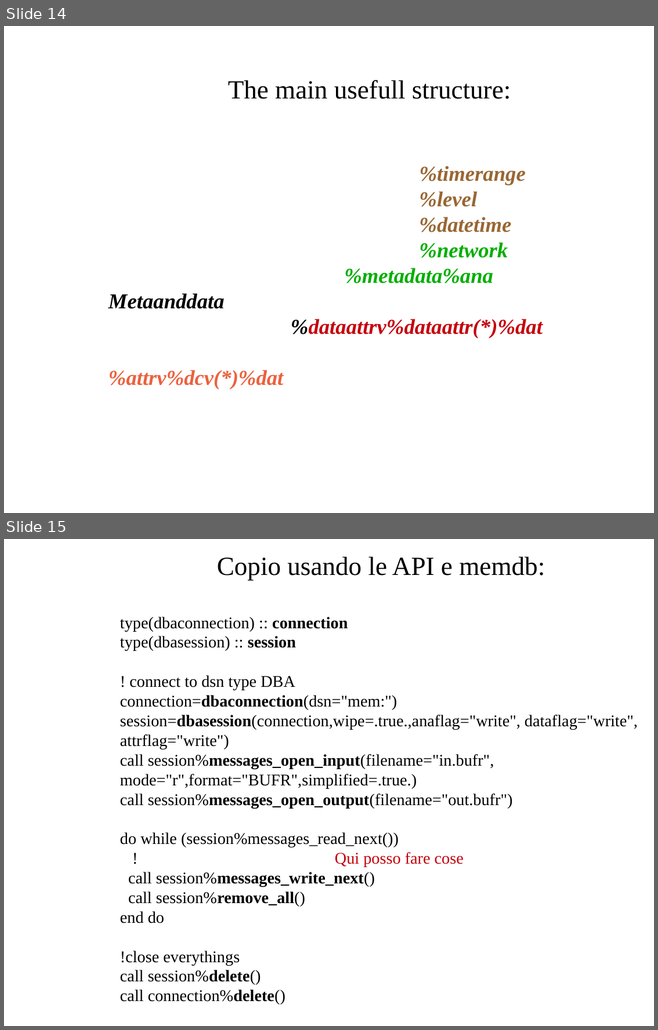
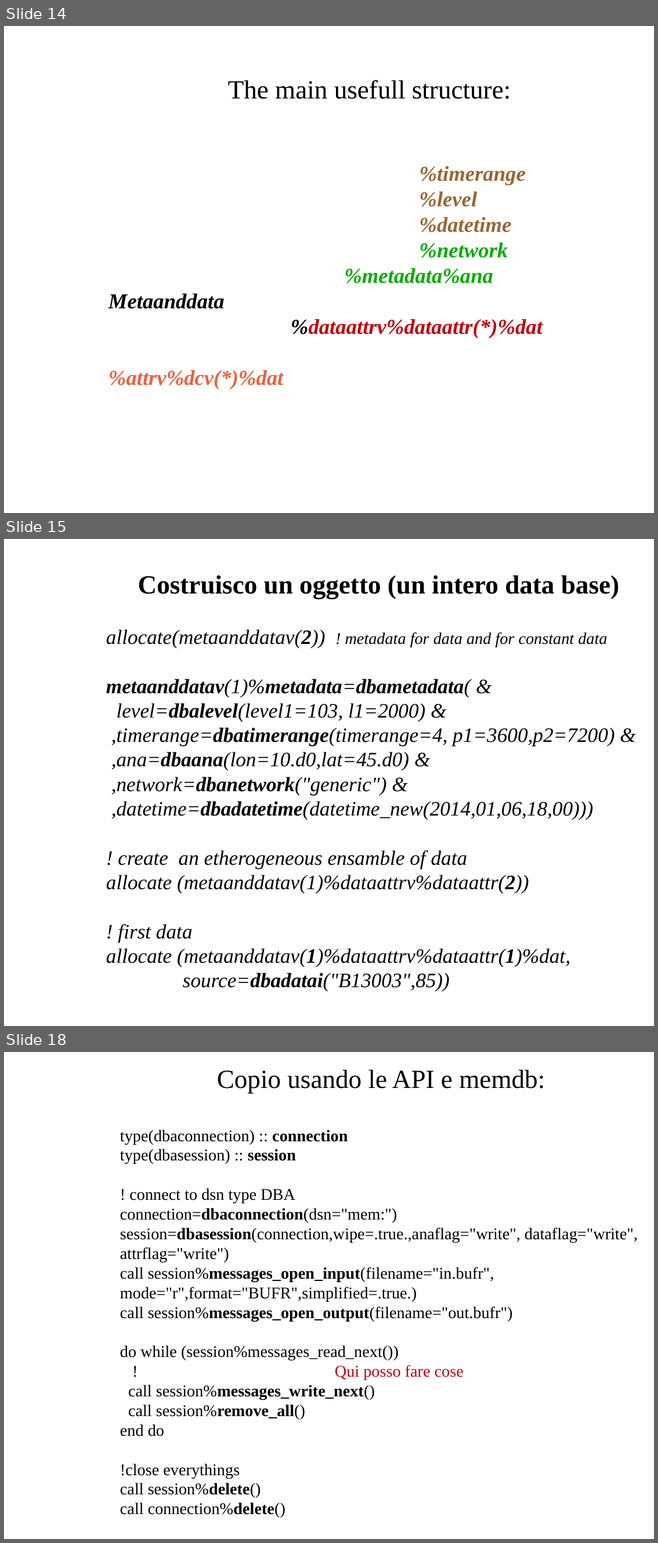
Before and after one commit to ARPA-SIMC/libsim, a slide deck: doc/API_DB-All.e_Fortran2003.odp. Shown one above the other, each under a label of ours: slides 14 and 15 before the commit, slides 14, 15 and 18 after it; the slides between them are not shown. The pictures are 658x1030 and 658x1543 pixels, drawn with LibreOffice and Linux fonts; fonts in the diff are those of the drawing; background and template pictures are left out. Boxes give left, top, right and bottom in pixels: in the first picture for what was removed or moved away, otherwise in the second. Text is boxed around its words. In the diff, an @@ line names an element or a change of style, - is before the commit and + after.

```diff
--- a/doc/API_DB-All.e_Fortran2003.odp
+++ b/doc/API_DB-All.e_Fortran2003.odp
@@ slide 15 added at (4,539,654,1026), background picture (left out) @@
@@ subtitle added at (106,575,619,967), 25 pt, text #000000, italic @@
+Costruisco un oggetto (un intero data base)
+allocate(metaanddatav(2)) ! metadata for data and for constant data
+metaanddatav(1)%metadata=dbametadata( &
+level=dbalevel(level1=103, l1=2000) &
+,timerange=dbatimerange(timerange=4, p1=3600,p2=7200) &
+,ana=dbaana(lon=10.d0,lat=45.d0) &
+,network=dbanetwork("generic") &
+,datetime=dbadatetime(datetime_new(2014,01,06,18,00)))
+! create an etherogeneous ensamble of data
+allocate (metaanddatav(1)%dataattrv%dataattr(2))
+! first data
+allocate (metaanddatav(1)%dataattrv%dataattr(1)%dat,
+source=dbadatai("B13003",85))
@@ what was slide 15 is now slide 18 @@
```
Also in this commit, not shown: 4 slides changed, 4 other slides added.
